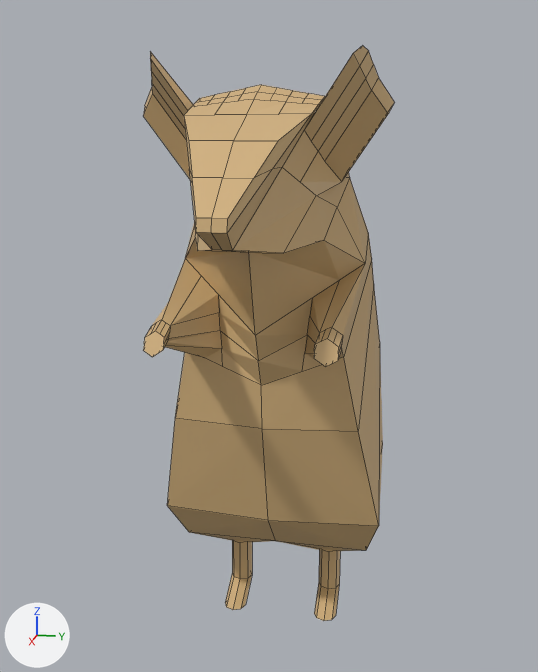
The Blender file Blender/Smudge.blend as it was, and as the next commit left it.
Before and after are seen from a 50 mm camera at (3.39, 0.62, 1.6) aimed at (-0.36, -0.13, 0.67). The axes (+X, +Y, +Z) are drawn at lower left. The lights are the same throughout. Mesh edges are drawn as thin lines.
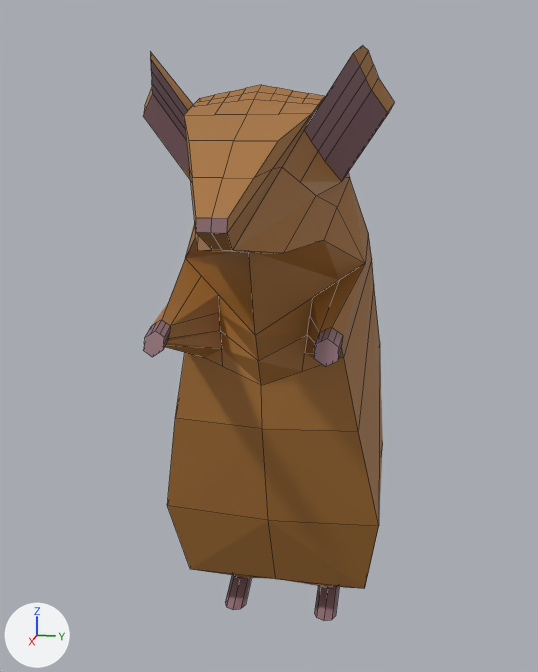
Changed parts and their boxes [x1, y1, x2, y2] in the pictures (538 x 672 px; the box of a moved part takes in the faces that stretch with it):
'Plane.001', surface changed, reshaped: [143, 46, 394, 621] in both
part 1 of me_plane_001, moved or reshaped: before [168, 365, 383, 589]; after [167, 365, 383, 589]

The change, as a list of edits to the scene's bpy script:
```text
Add img_dendy:
    img_dendy = load_image('Dendy', '_unpacked/Dendy', 1024, 1024, 'sRGB')
Change mat_material:
    remove mat_material.base_color = (0.659, 0.448, 0.209)  # beige #d4b37e
    add mat_material.texture = img_dendy
Change me_plane_001:
    where me_plane_001.from_pydata(...)  # 303 vertices, 251 faces; spans x -2.91..4.75, y -1.69..4.81, z -1.23..1.23
    used by ob_plane_001; location = (0.0, 0.0, 0.0); rotation_euler = (1.571, 0.0, -3.142), in degrees (90, 0, -180); scale = (0.41, 0.41, 0.41)
    me_plane_001 part 1: all 22 vertices in x -0.33..0.79, y -0.97..-0.59, z -1.08..1.08 are moved by (0.0, -0.5, 0.0)
```
